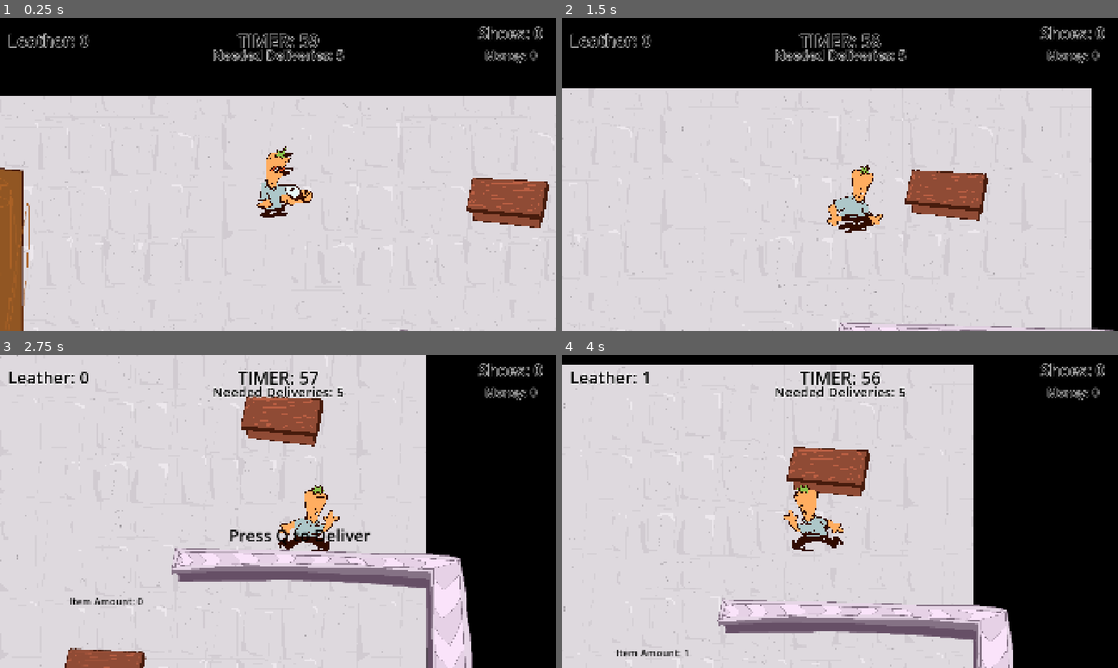
Above: before the commit, frames 1-4 (two rows, left to right).
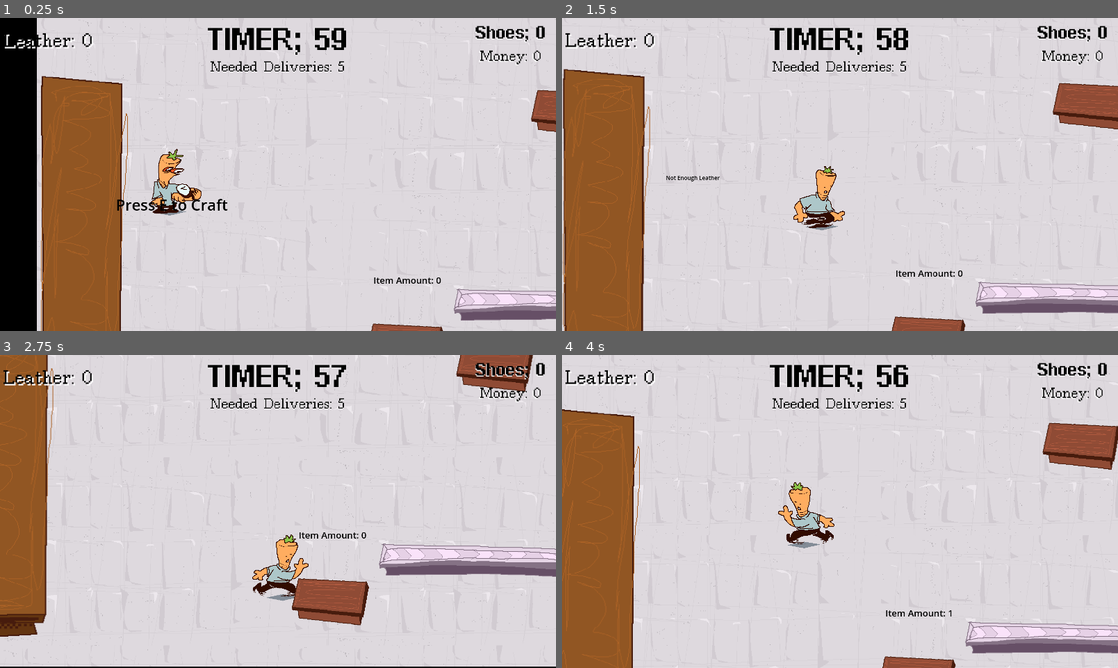
Above: after the commit, the same moments.

Repository: RONGAMES2/Mini-Jame-Gam-56-CAPITALISM
Game: Godot game, scene res://Scenes/test_scene.tscn
The game is run twice, just before and just after one commit, with the same random seed, the same clock (stepped at 60 frames per second) and the same inputs.
Inputs:
- Up to frame 1 (0.25 s): no input
- Up to frame 2 (1.5 s): tap E (Craft) at 0.5, 0.6 s; hold D (right) 0.53-1.28 s; hold S (down) from 1.28 s (still down); tap Q (Deposit) at 1.35 s
- Up to frame 3 (2.75 s): tap Q (Deposit) at 2 s; release S (down) at 2.03 s; hold D (right) from 2.03 s (still down); tap E (Craft) at 2.1 s
- Up to frame 4 (4 s): tap Q (Deposit) at 2.75, 2.85 s; release D (right) at 2.78 s; hold W (up) 2.78-3.53 s; hold A (left) from 3.53 s (still down); tap E (Craft) at 3.6 s

The runs differ from the first frame. In frame 1, 45% of the frame differs, in the area x 0-100%, y 0-100%; in frame 2, 44%; in frame 3, 42%; in frame 4, 47%.

Commit message:
Little update

Diff:
--- a/new-game-project/Scenes/UI.tscn
+++ b/new-game-project/Scenes/UI.tscn
@@ -1,6 +1,8 @@
 [gd_scene format=3 uid="uid://dbtxw1jpbbb5i"]
 
 [ext_resource type="Script" uid="uid://boleur2wrj2lj" path="res://Scripts/UI.gd" id="1_w371h"]
+[ext_resource type="FontFile" uid="uid://dwf1rw7nom6xg" path="res://Assets/TimesNewPixel.ttf" id="2_dewlx"]
+[ext_resource type="FontFile" uid="uid://lynj5r8mhgpv" path="res://Assets/arial9bold.ttf" id="3_hfhsn"]
 
 [node name="UI" type="CanvasLayer" unique_id=1862808448]
 script = ExtResource("1_w371h")
@@ -14,9 +16,11 @@
 size_flags_horizontal = 3
 size_flags_vertical = 1
 theme_override_colors/font_color = Color(0, 0, 0, 1)
-theme_override_colors/font_outline_color = Color(1, 1, 1, 1)
-theme_override_constants/outline_size = 8
-theme_override_font_sizes/font_size = 58
+theme_override_colors/font_shadow_color = Color(1, 1, 1, 1)
+theme_override_constants/shadow_offset_x = 5
+theme_override_constants/shadow_offset_y = 5
+theme_override_fonts/font = ExtResource("2_dewlx")
+theme_override_font_sizes/font_size = 84
 text = "Leather: 0"
 horizontal_alignment = 1
 vertical_alignment = 1
@@ -34,9 +38,11 @@
 size_flags_horizontal = 3
 size_flags_vertical = 1
 theme_override_colors/font_color = Color(0, 0, 0, 1)
-theme_override_colors/font_outline_color = Color(1, 1, 1, 1)
-theme_override_constants/outline_size = 8
-theme_override_font_sizes/font_size = 56
+theme_override_colors/font_shadow_color = Color(1, 1, 1, 1)
+theme_override_constants/shadow_offset_x = -2
+theme_override_constants/shadow_offset_y = 3
+theme_override_fonts/font = ExtResource("3_hfhsn")
+theme_override_font_sizes/font_size = 76
 text = "Shoes: 0"
 horizontal_alignment = 1
 vertical_alignment = 1
@@ -57,9 +63,11 @@
 size_flags_horizontal = 3
 size_flags_vertical = 1
 theme_override_colors/font_color = Color(0, 0, 0, 1)
-theme_override_colors/font_outline_color = Color(1, 1, 1, 1)
-theme_override_constants/outline_size = 8
-theme_override_font_sizes/font_size = 41
+theme_override_colors/font_shadow_color = Color(1, 1, 1, 1)
+theme_override_constants/shadow_offset_x = -3
+theme_override_constants/shadow_offset_y = 3
+theme_override_fonts/font = ExtResource("2_dewlx")
+theme_override_font_sizes/font_size = 63
 text = "Money: 0"
 horizontal_alignment = 1
 vertical_alignment = 1
@@ -79,8 +87,9 @@
 size_flags_vertical = 1
 theme_override_colors/font_color = Color(0, 0, 0, 1)
 theme_override_colors/font_outline_color = Color(1, 1, 1, 1)
-theme_override_constants/outline_size = 8
-theme_override_font_sizes/font_size = 60
+theme_override_constants/outline_size = 4
+theme_override_fonts/font = ExtResource("3_hfhsn")
+theme_override_font_sizes/font_size = 134
 text = "TIMER: 30"
 horizontal_alignment = 1
 vertical_alignment = 1
@@ -89,10 +98,10 @@
 anchors_preset = 5
 anchor_left = 0.5
 anchor_right = 0.5
-offset_left = -302.0
-offset_top = 86.0
-offset_right = 304.0
-offset_bottom = 169.0
+offset_left = -304.0
+offset_top = 126.0
+offset_right = 302.0
+offset_bottom = 209.0
 grow_horizontal = 2
 
 [node name="Label" type="Label" parent="DeliveryText" unique_id=655925091]
@@ -100,9 +109,11 @@
 size_flags_horizontal = 3
 size_flags_vertical = 1
 theme_override_colors/font_color = Color(0, 0, 0, 1)
-theme_override_colors/font_outline_color = Color(1, 1, 1, 1)
-theme_override_constants/outline_size = 8
-theme_override_font_sizes/font_size = 46
+theme_override_colors/font_shadow_color = Color(1, 1, 1, 1)
+theme_override_constants/shadow_offset_x = 0
+theme_override_constants/shadow_offset_y = 2
+theme_override_fonts/font = ExtResource("2_dewlx")
+theme_override_font_sizes/font_size = 63
 text = "Needed Deliveries: 0"
 horizontal_alignment = 1
 vertical_alignment = 1
--- a/new-game-project/Scenes/craft_station.tscn
+++ b/new-game-project/Scenes/craft_station.tscn
@@ -4,7 +4,7 @@
 [ext_resource type="Texture2D" uid="uid://ct237fifjqiwr" path="res://Assets/Sprites/stuff.png" id="2_flvjj"]
 
 [sub_resource type="RectangleShape2D" id="RectangleShape2D_g4v7s"]
-size = Vector2(220, 894)
+size = Vector2(250, 894)
 
 [node name="Craft Station" type="Area2D" unique_id=651509721]
 script = ExtResource("1_flvjj")
@@ -52,7 +52,7 @@
 [node name="StaticBody2D" type="StaticBody2D" parent="." unique_id=1366315186]
 
 [node name="CollisionShape2D" type="CollisionShape2D" parent="StaticBody2D" unique_id=1017388967]
-position = Vector2(-9, -3)
+position = Vector2(6, -3)
 shape = SubResource("RectangleShape2D_g4v7s")
 
 [connection signal="body_entered" from="." to="." method="_on_body_entered"]
--- a/new-game-project/Scenes/delivery_station.tscn
+++ b/new-game-project/Scenes/delivery_station.tscn
@@ -35,11 +35,11 @@
 script = ExtResource("1_qt4r6")
 
 [node name="CollisionShape2D" type="CollisionPolygon2D" parent="." unique_id=755202662]
-position = Vector2(-442, 340)
+position = Vector2(-480.09998, 508)
 polygon = PackedVector2Array(84, -530, 131, -452, 296, -431, 657, -440, 723, -372, 743, -61, 871, -18, 991, -106, 997, -397, 926, -634, 538, -668, 95, -648)
 
 [node name="Sprite2D" type="AnimatedSprite2D" parent="." unique_id=1637121630]
-position = Vector2(0, -8)
+position = Vector2(-38.099976, 160)
 sprite_frames = SubResource("SpriteFrames_g4v7s")
 autoplay = "default"
 frame_progress = 0.5261896
@@ -60,13 +60,14 @@
 vertical_alignment = 1
 
 [node name="StaticBody2D" type="StaticBody2D" parent="." unique_id=133552012]
-position = Vector2(-236, -221)
+position = Vector2(-274.09998, -53)
 
 [node name="CollisionShape2D2" type="CollisionShape2D" parent="StaticBody2D" unique_id=1522286720]
 position = Vector2(287.5, 11.75)
 shape = SubResource("RectangleShape2D_2dtgu")
 
 [node name="StaticBody2D2" type="StaticBody2D" parent="." unique_id=2004211700]
+position = Vector2(-38.099976, 168)
 
 [node name="CollisionShape2D" type="CollisionShape2D" parent="StaticBody2D2" unique_id=811706457]
 position = Vector2(394.5, 40)
--- a/new-game-project/Scenes/player.tscn
+++ b/new-game-project/Scenes/player.tscn
@@ -79,17 +79,23 @@
 [node name="Player" type="CharacterBody2D" unique_id=1114874733]
 script = ExtResource("1_v0iea")
 
+[node name="Polygon2D" type="Polygon2D" parent="." unique_id=1877950555]
+position = Vector2(19.000002, 116)
+scale = Vector2(0.5071698, 0.7)
+color = Color(0.2349636, 0.31156817, 0.37353063, 0.56078434)
+polygon = PackedVector2Array(-37.4628, -24.285706, -132.10565, -10, -37.4628, 2.8571625, 55.208324, -12.857147)
+uv = PackedVector2Array(-32.80002, -49.599995, -158, -5.199997, -29.600006, 17.199997, 103.19998, -14)
+
 [node name="Sprite2D" type="AnimatedSprite2D" parent="." unique_id=1192990816]
 texture_filter = 1
 sprite_frames = SubResource("SpriteFrames_g4v7s")
 animation = &"Run"
 autoplay = "Idle"
-frame_progress = 0.28757873
+frame_progress = 0.8023175
+metadata/_edit_lock_ = true
 
 [node name="CollisionShape2D" type="CollisionShape2D" parent="." unique_id=2125648238]
+visible = false
 position = Vector2(-6, 30.25)
 shape = SubResource("RectangleShape2D_g4v7s")
-
-[node name="Camera2D" type="Camera2D" parent="." unique_id=1147995408]
-zoom = Vector2(1.3, 1.3)
-position_smoothing_enabled = true
+metadata/_edit_lock_ = true
--- a/new-game-project/Scenes/test_scene.tscn
+++ b/new-game-project/Scenes/test_scene.tscn
@@ -9,9 +9,19 @@
 [ext_resource type="PackedScene" uid="uid://dcwsqjpd4odop" path="res://Scenes/leather_station.tscn" id="7_rdbpf"]
 
 [node name="Test Scene" type="Node2D" unique_id=96555768]
+y_sort_enabled = true
 
 [node name="Player" parent="." unique_id=1114874733 groups=["Player"] instance=ExtResource("1_3dogw")]
-position = Vector2(890, 194)
+position = Vector2(350, 445)
+
+[node name="Camera2D" type="Camera2D" parent="Player" unique_id=1005434517]
+zoom = Vector2(1.2, 1.2)
+limit_left = -23
+limit_top = -16
+limit_right = 1889
+limit_bottom = 1132
+limit_smoothed = true
+position_smoothing_enabled = true
 
 [node name="RegenStation" parent="." unique_id=159219671 instance=ExtResource("2_r5l72")]
 position = Vector2(1033, 943)
--- a/new-game-project/project.godot
+++ b/new-game-project/project.godot
@@ -26,6 +26,7 @@
 window/size/mode=3
 window/stretch/mode="canvas_items"
 window/stretch/aspect="expand"
+window/stretch/scale_mode="integer"
 
 [global_group]
 
@@ -74,6 +75,7 @@
 
 [rendering]
 
+textures/canvas_textures/default_texture_filter=0
 rendering_device/driver.windows="d3d12"
 renderer/rendering_method="mobile"
 environment/defaults/default_clear_color=Color(0, 0, 0, 1)
Binary file added: new-game-project/Assets/TimesNewPixel.ttf
Not shown, added: new-game-project/Assets/TimesNewPixel.ttf.import
Binary file added: new-game-project/Assets/arial9bold.ttf
Not shown, added: new-game-project/Assets/arial9bold.ttf.import
